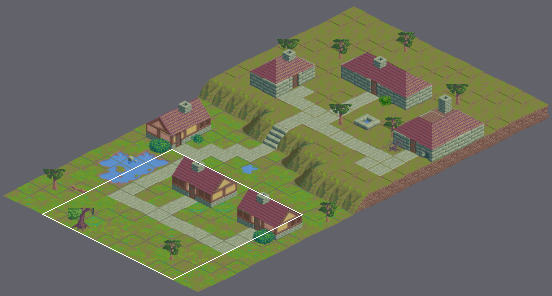
Level history. Tiled map: assets/maps/test.tmx. The picture above shows the old version from afar; the outline marks the close-up.
Close-up. First the earlier version:
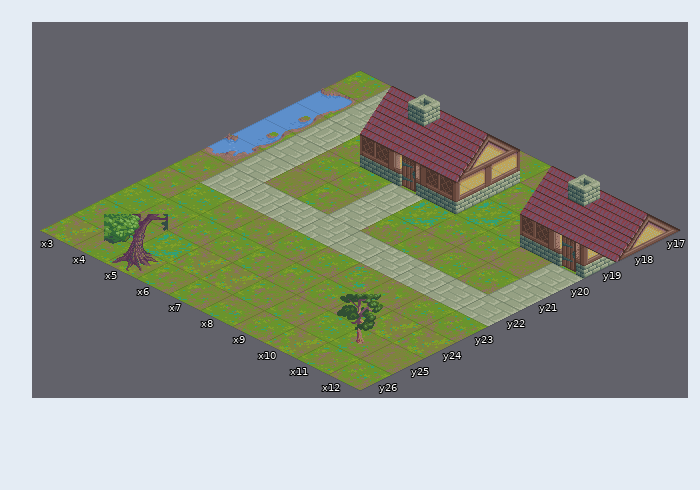
Cells are 64x32 px. Isometric: x runs down to the right, y down to the left. Shown: x 3..12, y 17..26.
Now the later version:
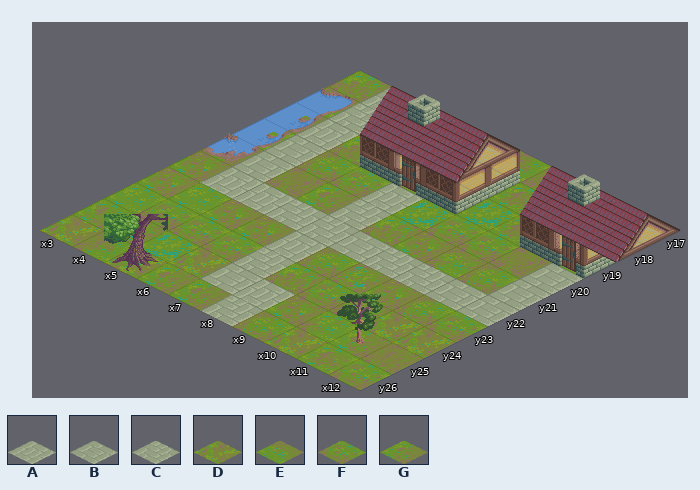
Key: from "iso-64x64-building_2": A 2, B 3, C 4; from "iso-64x64-outside": D 4, E 21, F 22, G 23.
_ is an empty cell.
Changes in this commit:
Layer "0 floor":
Tile F gives way to tile A in row 23 at x 7.
Tile G gives way to tile A in row 25 at x 8.
Tile D gives way to tile B in row 25 at x 7.
Tile E gives way to tile C in row 26 at x 8.
Tile G gives way to tile C in row 24 at x 7.
